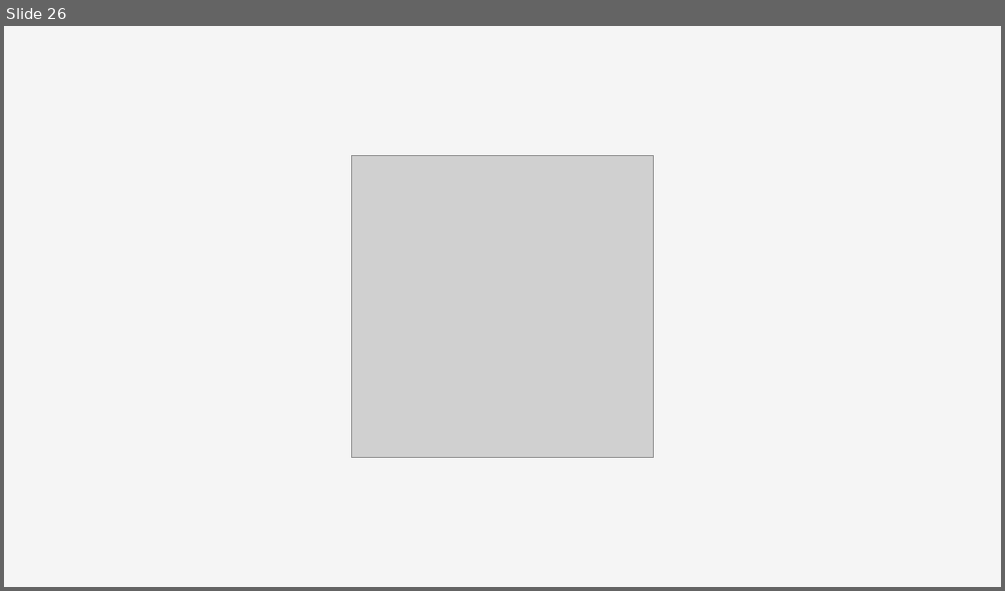
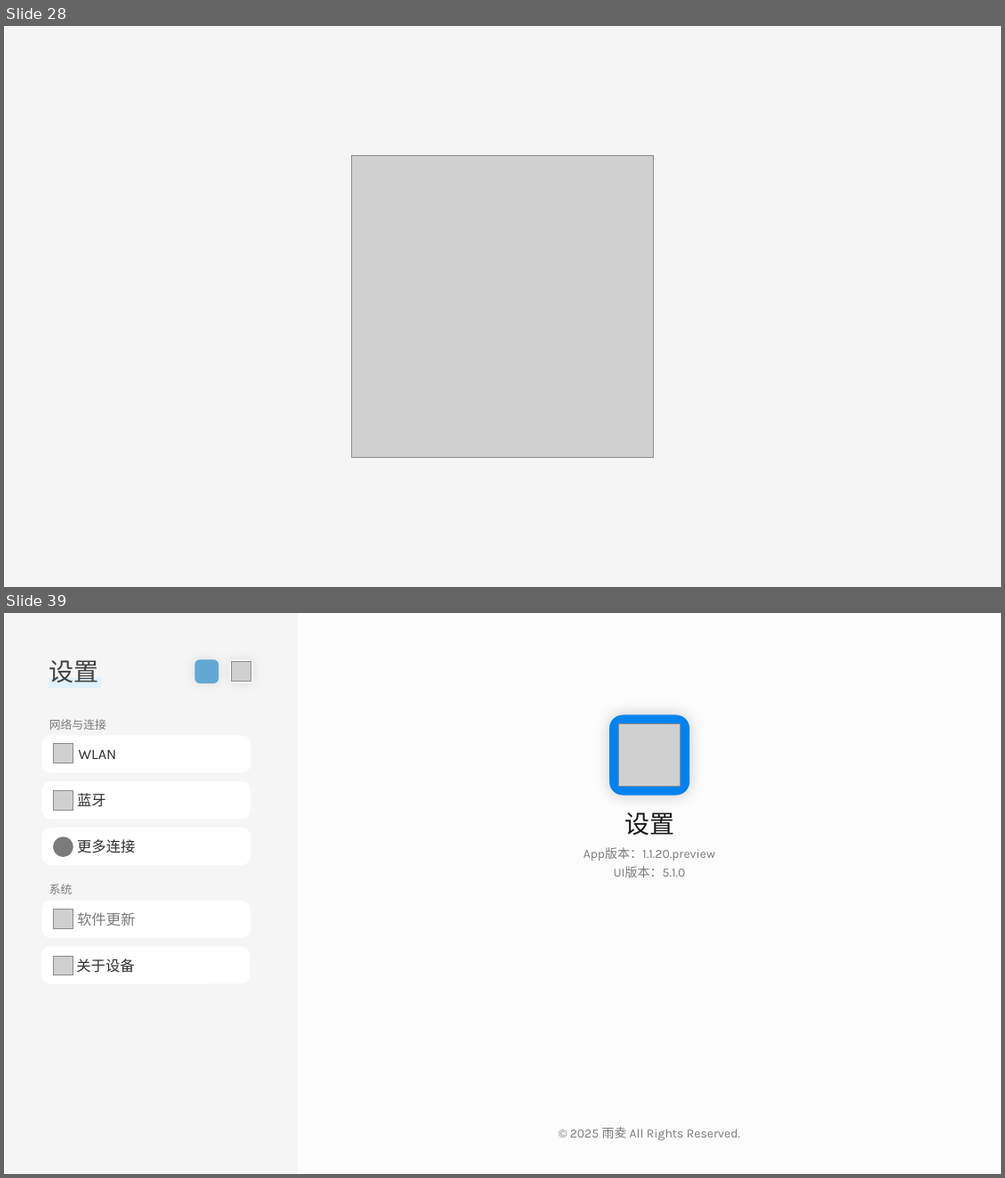
Before and after one commit to Yusurmount/Leaf-OS, a slide deck: 5.0.0.preview.2507a.pptx. Shown one above the other, each under a label of ours: slide 26 before the commit, slides 28 and 39 after it; the slides between them are not shown. The pictures are 1005x591 and 1005x1178 pixels, drawn with LibreOffice and Linux fonts; fonts in the diff are those of the drawing; grey boxes stand for pictures; background and template pictures are left out. Boxes give left, top, right and bottom in pixels: in the first picture for what was removed or moved away, otherwise in the second. Text is boxed around its words. In the diff, an @@ line names an element or a change of style, - is before the commit and + after.

```diff
--- a/5.0.0.preview.2507a.pptx
+++ b/5.0.0.preview.2507a.pptx
@@ slide 39 added at bbox=[4, 613, 1001, 1174], background picture (left out) @@
@@ rectangle added at bbox=[4, 613, 1000, 1174], fill #F5F5F5 at 95% opacity @@
@@ rectangle added at bbox=[298, 613, 1001, 1174], fill #FFFFFF at 70% opacity @@
@@ text added at bbox=[49, 660, 99, 682], 24 pt, text #404040 @@
+设置
@@ rounded rectangle added at bbox=[194, 659, 218, 683], fill #62A8D3 @@
@@ rounded rectangle added at bbox=[230, 659, 254, 683], fill #FFFFFF @@
@@ picture added at bbox=[231, 662, 251, 682] @@
@@ rectangle added at bbox=[48, 678, 101, 689], fill #E0F1FF @@
@@ text added at bbox=[49, 719, 106, 730], 11 pt, text #7A7A7A @@
+网络与连接
@@ rounded rectangle added at bbox=[610, 714, 689, 795], fill #0083F0 @@
@@ rounded rectangle added at bbox=[42, 736, 251, 773], fill #FFFFFF, 14 pt, text #2F2F2F @@
+WLAN
@@ picture added at bbox=[53, 743, 73, 763] @@
@@ picture added at bbox=[619, 724, 680, 786] @@
@@ rounded rectangle added at bbox=[42, 781, 251, 819], fill #FFFFFF, 14 pt, text #2F2F2F @@
+蓝牙
@@ picture added at bbox=[53, 791, 73, 811] @@
@@ text added at bbox=[624, 812, 674, 835], 24 pt, text #181818 @@
+设置
@@ rounded rectangle added at bbox=[42, 827, 251, 865], fill #FFFFFF, 14 pt, text #2F2F2F @@
+更多连接
@@ ellipse added at bbox=[53, 836, 73, 857], fill #7A7A7A @@
@@ text added at bbox=[583, 847, 715, 860], 12 pt, text #7A7A7A @@
+App版本：1.1.20.preview
@@ text added at bbox=[614, 866, 686, 877], 12 pt, text #7A7A7A @@
+UI版本：5.1.0
@@ rounded rectangle added at bbox=[42, 900, 251, 938], fill #FFFFFF, 14 pt, text #7A7A7A @@
+软件更新
@@ text added at bbox=[49, 884, 73, 894], 11 pt, text #7A7A7A @@
+系统
@@ picture added at bbox=[53, 909, 73, 929] @@
@@ rounded rectangle added at bbox=[41, 947, 250, 984], fill #FFFFFF, 14 pt, text #2F2F2F @@
+关于设备
@@ picture added at bbox=[53, 956, 73, 975] @@
@@ text added at bbox=[570, 1127, 740, 1141], 12 pt, text #7A7A7A @@
+© 2025 雨夌 All Rights Reserved.
@@ what was slide 26 is now slide 28 @@
```
Also in this commit, not shown: 18 slides changed, 14 other slides added.
